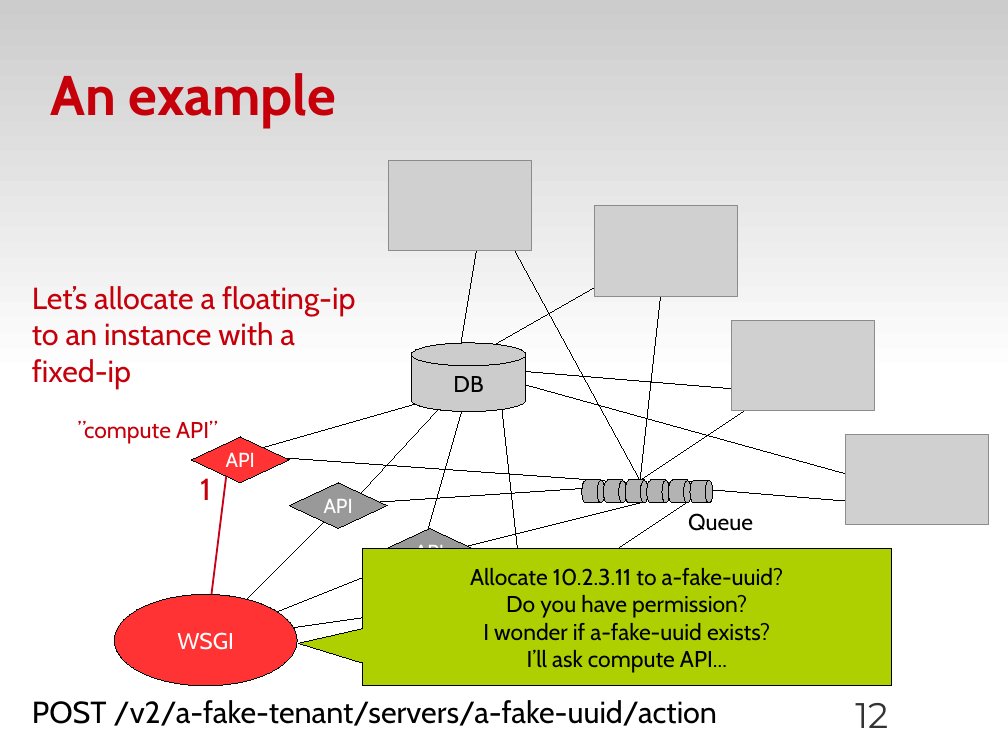
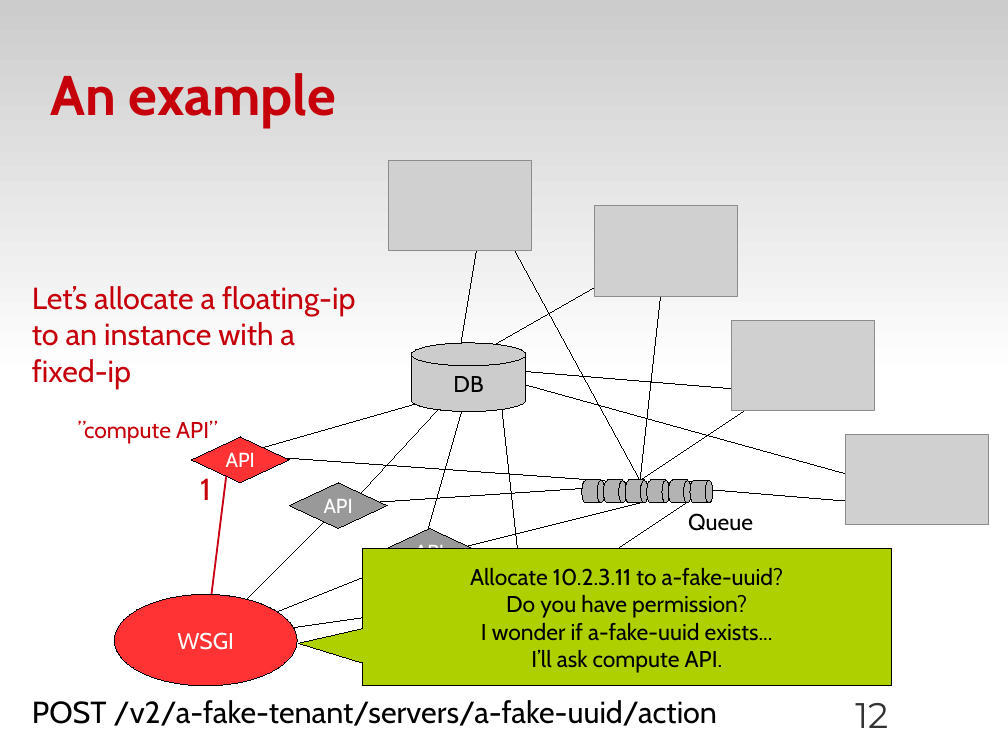
Before and after one commit to zyluo/talk-COSUG-2012, a slide deck: slide 12 of COSUG-2012-LZY.odp. Drawn at 1008x756 pixels with LibreOffice and Linux fonts; fonts in the diff are those of the drawing; grey boxes stand for pictures; background and template pictures are left out. Boxes give left, top, right and bottom in pixels: in the first picture for what was removed or moved away, otherwise in the second. Text is boxed around its words. In the diff, an @@ line names an element or a change of style, - is before the commit and + after.

Commit message:
fix typos

```diff
--- a/COSUG-2012-LZY.odp
+++ b/COSUG-2012-LZY.odp
@@ text in speech box at (481, 623, 773, 673): text changed @@
-I wonder if a-fake-uuid exists?
-I’ll ask compute API...
+I wonder if a-fake-uuid exists...
+I’ll ask compute API.
```
Also in this commit, not shown: 1 other slide changed.
